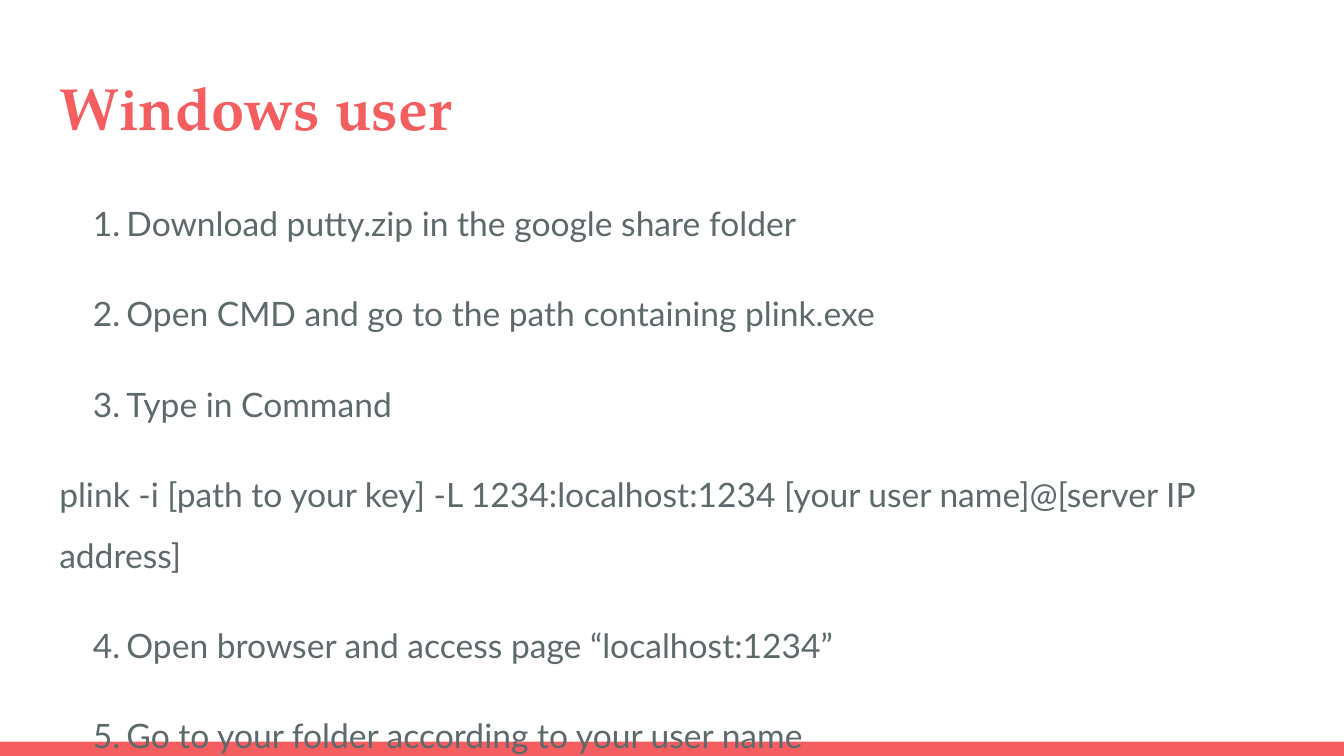
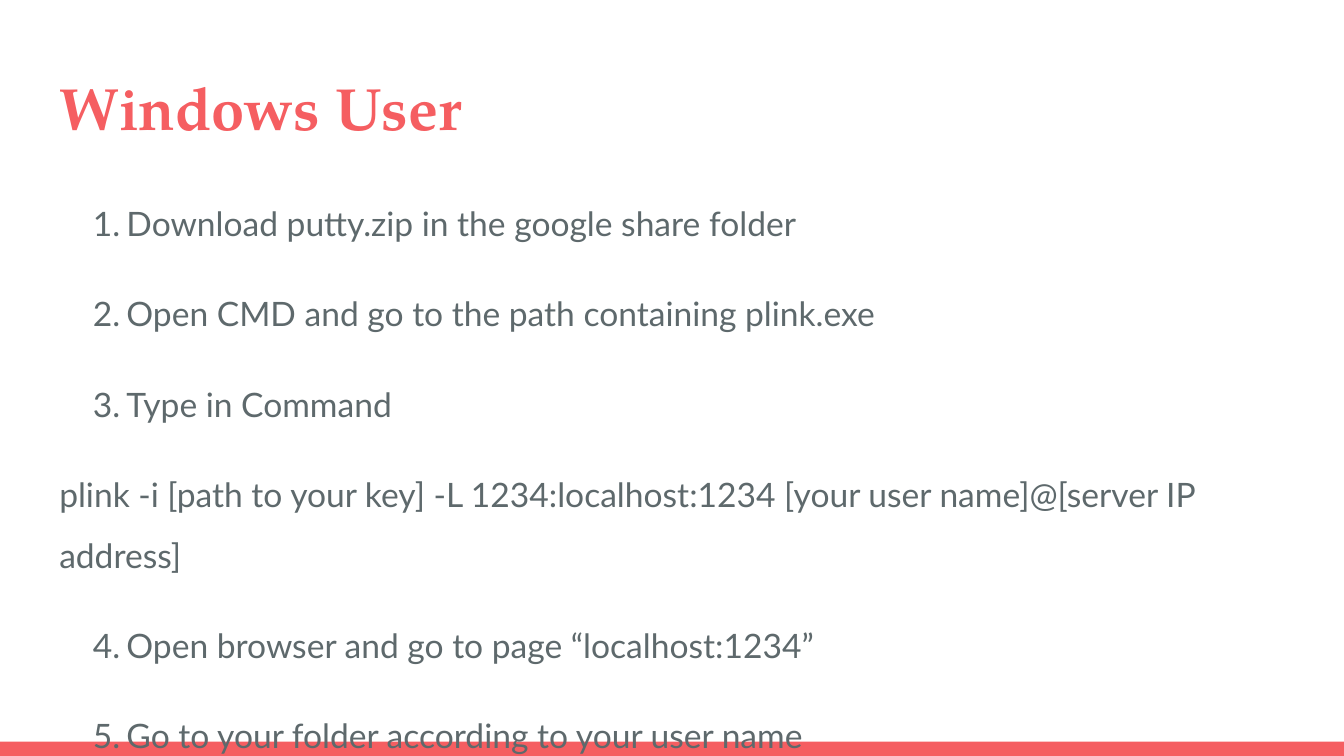
Before and after one commit to cityu-hall2/Workshop2-Spider-on-Python, a slide deck: slide 6 of Build Spider on Cloud.pptx (slide 5 before the commit). Drawn at 1344x756 pixels with LibreOffice and Linux fonts; fonts in the diff are those of the drawing. Boxes give left, top, right and bottom in pixels: in the first picture for what was removed or moved away, otherwise in the second. Text is boxed around its words. In the diff, an @@ line names an element or a change of style, - is before the commit and + after.

```diff
--- a/Build Spider on Cloud.pptx
+++ b/Build Spider on Cloud.pptx
@@ title at box(59, 87, 461, 131): text changed @@
-Windows user
+Windows User
@@ text at box(126, 632, 814, 664): text changed @@
-1. Open browser and access page “localhost:1234”
+1. Open browser and go to page “localhost:1234”
```
Also in this commit, not shown: 8 other slides changed, 3 slides added, 1 slide removed.
